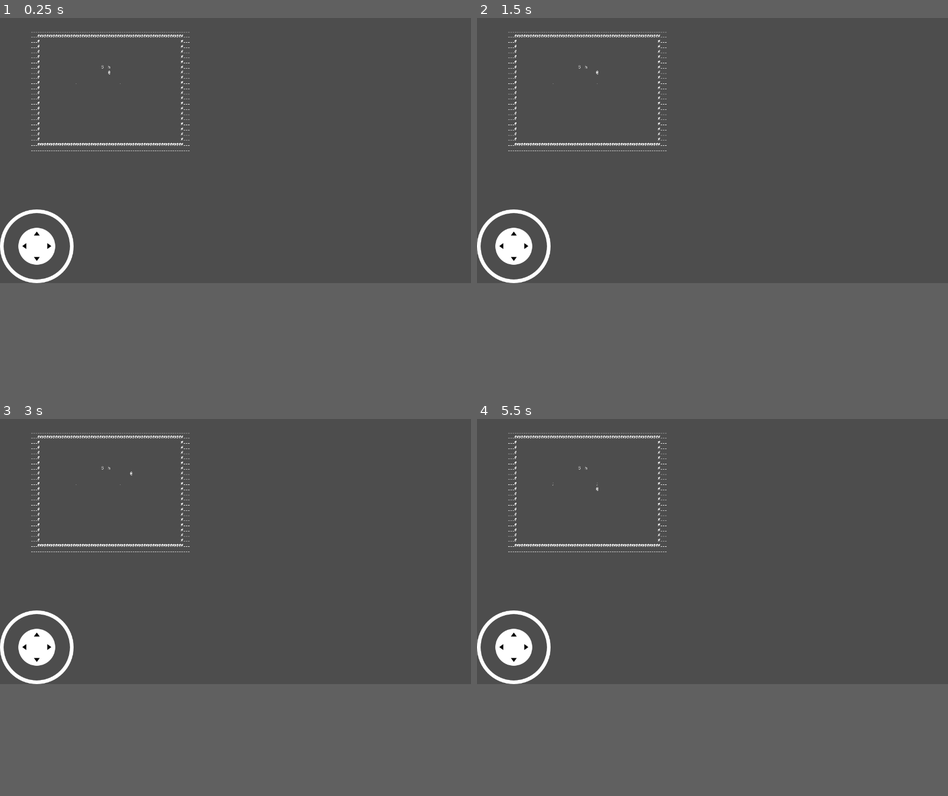
Above: before the commit, frames 1-4 (two rows, left to right).
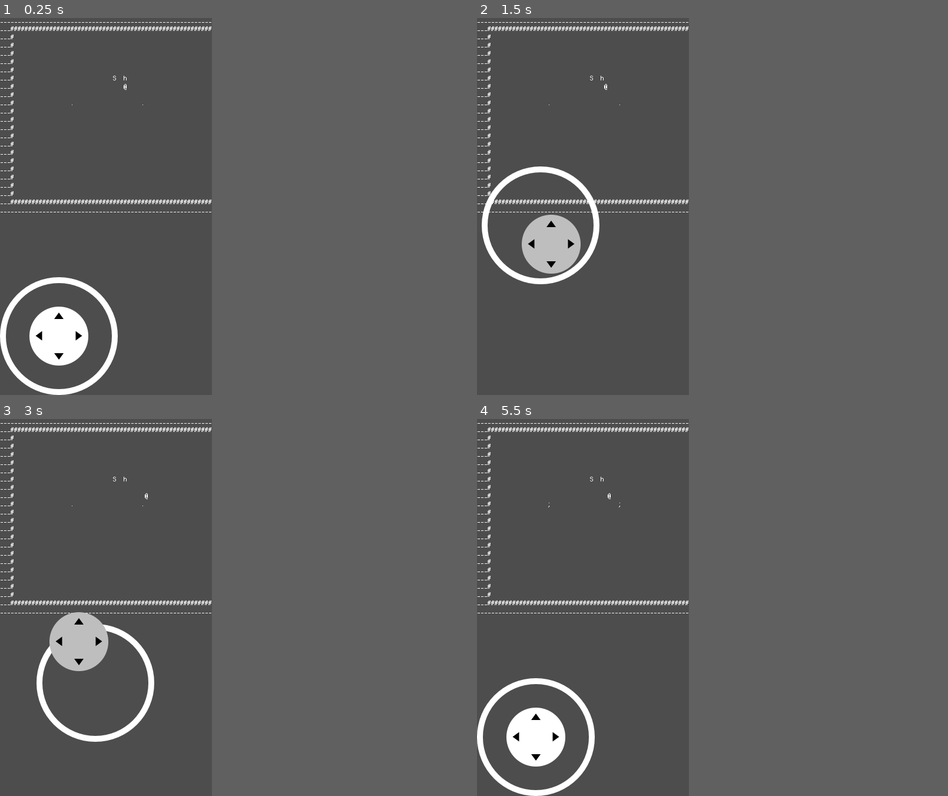
Above: after the commit, the same moments.

Repository: s6industries/project-x
Game: Godot game, scene res://world.tscn
Two runs of this game, one before a commit and one after it. Both use one fixed random seed, a clock stepped at 60 frames per second and the inputs below.
Inputs (mouse positions are in pixels of both pictures, inside the frame that each line leads up to):
- Up to frame 1 (0.25 s): no input
- Up to frame 2 (1.5 s): tap Enter at 0.5 s; move the mouse to (816, 138) at 0.52 s; hold Right (ui_right) 0.53-1.25 s; tap T at 0.6 s; click (816, 138) at 0.67 s; tap Space at 1.25 s; drag from (618, 165) to (688, 202) at 1.27 s
- Up to frame 3 (3 s): move the mouse to (282, 494) at 2.02 s; hold Right (ui_right) 2.03-2.75 s; tap T at 2.1 s; drag from (211, 603) to (94, 513) at 2.77 s
- Up to frame 4 (5.5 s): move the mouse to (853, 592) at 3.52 s; hold Left (ui_left) 3.53-4.25 s; tap T at 3.6, 5.1 s; tap Enter at 4.25 s; drag from (571, 513) to (641, 486) at 4.27 s; move the mouse to (736, 550) at 5.02 s; hold Down (ui_down) from 5.03 s (still down); click (736, 550) at 5.17 s
In our replay, the window is 800x450 before the commit and 360x640 after it. These sizes can differ from the game's own. Grey fills any space a smaller window leaves; there, only what the larger window draws over its background counts as a difference.

The runs differ from the first frame. In frame 1, 5.2% of the frame differs, in the area x 0-45%, y 1-100%; in frame 2, 4.9%; in frame 3, 4.7%; in frame 4, 5.2%.

Commit message:
Implement cardinal and diagonal movement using joystick.

Diff:
--- a/joystick.gd
+++ b/joystick.gd
@@ -10,7 +10,7 @@
 @export var pressed_color: Color = Color.GRAY
 
 # If the input is inside this range, the output is zero.
-@export_range(0, 200, 1.0) var deadzone_size: float = 10.0
+@export_range(0, 200, 1.0) var deadzone_size: float = 30.0
 
 # The max distance the tip can reach.
 @export_range(0, 500, 1.0) var clampzone_size: float = 75.0
@@ -84,14 +84,17 @@
 func _input(event: InputEvent) -> void:
 	if event is InputEventScreenTouch:
 		if event.pressed:
-			if _is_point_inside_joystick_area(event.position) and _touch_index == -1:
-				if joystick_mode == JoystickMode.DYNAMIC or (joystick_mode == JoystickMode.FIXED and _is_point_inside_base(event.position)):
-					if joystick_mode == JoystickMode.DYNAMIC:
-						_move_base(event.position)
-					_touch_index = event.index
-					_tip.modulate = pressed_color
-					_update_joystick(event.position)
-					get_viewport().set_input_as_handled()
+			if not _is_point_inside_joystick_area(event.position):
+				return
+			if _touch_index != -1:
+				return
+			if joystick_mode == JoystickMode.DYNAMIC or (joystick_mode == JoystickMode.FIXED and _is_point_inside_base(event.position)):
+				if joystick_mode == JoystickMode.DYNAMIC:
+					_move_base(event.position)
+				_touch_index = event.index
+				_tip.modulate = pressed_color
+				_update_joystick(event.position)
+				get_viewport().set_input_as_handled()
 		elif event.index == _touch_index:
 			_reset()
 			get_viewport().set_input_as_handled()
@@ -107,8 +110,18 @@
 	_tip.global_position = new_position - _tip.pivot_offset * _base.get_global_transform_with_canvas().get_scale()
 
 func _is_point_inside_joystick_area(point: Vector2) -> bool:
-	var x: bool = point.x >= global_position.x and point.x <= global_position.x + (size.x * get_global_transform_with_canvas().get_scale().x)
-	var y: bool = point.y >= global_position.y and point.y <= global_position.y + (size.y * get_global_transform_with_canvas().get_scale().y)
+	var scale = get_global_transform_with_canvas().get_scale()
+	print("JOYSTICK_AREA (", global_position.x, ",", global_position.y,") (",  size.x, ",", size.y, ") (",  scale.x, ",", scale.y, ") (", point.x, ",", point.y, ")")
+	var x_upper_limit = size.x * scale.x + global_position.x
+	var y_upper_limit = size.y * scale.y + global_position.y
+	print("JOYSTICK X LIMITS:", global_position.x, ", ", x_upper_limit)
+	print("JOYSTICK Y LIMITS:", global_position.y, ", ", y_upper_limit)
+	var x: bool = point.x >= global_position.x and point.x <= x_upper_limit
+	var y: bool = point.y >= global_position.y and point.y <= y_upper_limit
+	if x and y:
+		print("JOYSTICK TRUE!!")
+	else:
+		print("JOYSTICK FALSE!!")
 	return x and y
 
 func _is_point_inside_base(point: Vector2) -> bool:
@@ -136,15 +149,18 @@
 	if use_input_actions:
 		_update_input_actions()
 
+
 func _update_input_actions():
 	print("OUTPUT:", _output)
 	# LEFT
 	if _output.x < 0:
+		print("OUTPUT LEFT!")
 		Input.action_press(action_left, -_output.x)
 	elif Input.is_action_pressed(action_left):
 		Input.action_release(action_left)
 	# RIGHT
 	if _output.x > 0:
+		print("OUTPUT RIGHT!")
 		Input.action_press(action_right, _output.x)
 	elif Input.is_action_pressed(action_right):
 		Input.action_release(action_right)
@@ -160,6 +176,7 @@
 		Input.action_press(action_down, _output.y)
 	elif Input.is_action_pressed(action_down):
 		Input.action_release(action_down)
+
 
 func _reset():
 	_pressed = false
--- a/joystick.tscn
+++ b/joystick.tscn
@@ -9,6 +9,8 @@
 anchors_preset = 15
 anchor_right = 1.0
 anchor_bottom = 1.0
+grow_horizontal = 2
+grow_vertical = 2
 script = ExtResource("1_nloki")
 
 [node name="Base" type="TextureRect" parent="."]
--- a/project.godot
+++ b/project.godot
@@ -57,10 +57,10 @@
 
 [display]
 
-window/size/viewport_width=1280
-window/size/viewport_height=720
+window/size/viewport_width=360
+window/size/viewport_height=640
 window/handheld/orientation=1
-window/stretch/mode="viewport"
+window/stretch/mode="canvas_items"
 window/stretch/aspect="expand"
 
 [input]
--- a/world.gd
+++ b/world.gd
@@ -17,6 +17,7 @@
 var can_move: bool = true
 var metabot_simulator
 var potato_stage: int
+var diagonal_moving_toggle: bool = false
 
 const MetabotSimulator = preload("res://metabot_simulator.gd")
 
@@ -103,15 +104,38 @@
 
 
 func get_player_input():
-	if Input.is_action_pressed("ui_left"):
-		return Vector2i.LEFT
-	if Input.is_action_pressed("ui_right"):
-		return Vector2i.RIGHT
-	if Input.is_action_pressed("ui_up"):
-		return Vector2i.UP
-	if Input.is_action_pressed("ui_down"):
-		return Vector2i.DOWN
-	return Vector2i.ZERO
+	var x = round(Input.get_action_strength("ui_right") - Input.get_action_strength("ui_left"))
+	var y = round(Input.get_action_strength("ui_down") - Input.get_action_strength("ui_up"))
+	print("GET_PLAYER_INPUT", x, ",", y, " | ", round(x), ",", round(y))
+	if x == 0 and y == 0:
+		return Vector2i.ZERO
+	# Cardinal directions: LEFT, RIGHT, UP, DOWN
+	if x == 0 or y == 0:
+		return Vector2i(x, y)
+#	if x < 0 and y == 0:
+#		return Vector2i.LEFT
+#	if x > 0 and y == 0:
+#		return Vector2i.RIGHT
+#	if x == 0 and y < 0:
+#		return Vector2i.UP
+#	if x == 0 and y > 0:
+#		return Vector2i.DOWN
+	# Diagonal directions
+	diagonal_moving_toggle = !diagonal_moving_toggle
+	if diagonal_moving_toggle:
+		return Vector2i(x, 0)
+	return Vector2i(0, y)
+#	if round(x) == 0 and round(y) == 0:
+#		return
+#	if Input.is_action_pressed("ui_left"):
+#		return Vector2i.LEFT
+#	if Input.is_action_pressed("ui_right"):
+#		return Vector2i.RIGHT
+#	if Input.is_action_pressed("ui_up"):
+#		return Vector2i.UP
+#	if Input.is_action_pressed("ui_down"):
+#		return Vector2i.DOWN
+#	return Vector2i.ZERO
 
 
 func idle_state():
--- a/world.tscn
+++ b/world.tscn
@@ -7,11 +7,15 @@
 [node name="World" type="Node2D" node_paths=PackedStringArray("world_label")]
 position = Vector2(84, 31)
 script = ExtResource("1_08pvc")
-world_label = NodePath("Label")
+world_label = NodePath("CanvasLayer/Label")
 
-[node name="Label" type="Label" parent="."]
-offset_right = 40.0
-offset_bottom = 23.0
+[node name="CanvasLayer" type="CanvasLayer" parent="."]
+
+[node name="Label" type="Label" parent="CanvasLayer"]
+offset_right = 432.0
+offset_bottom = 336.0
+size_flags_horizontal = 3
+size_flags_vertical = 3
 theme_override_fonts/font = ExtResource("1_1vuol")
 theme_override_font_sizes/font_size = 11
 text = "________________________________________________________________________
@@ -39,8 +43,5 @@
 ___##################################################################___
 ________________________________________________________________________"
 
-[node name="CanvasLayer" type="CanvasLayer" parent="."]
-
 [node name="Joystick" parent="CanvasLayer" instance=ExtResource("4_ipbva")]
-grow_horizontal = 2
-grow_vertical = 2
+joystick_mode = 1
